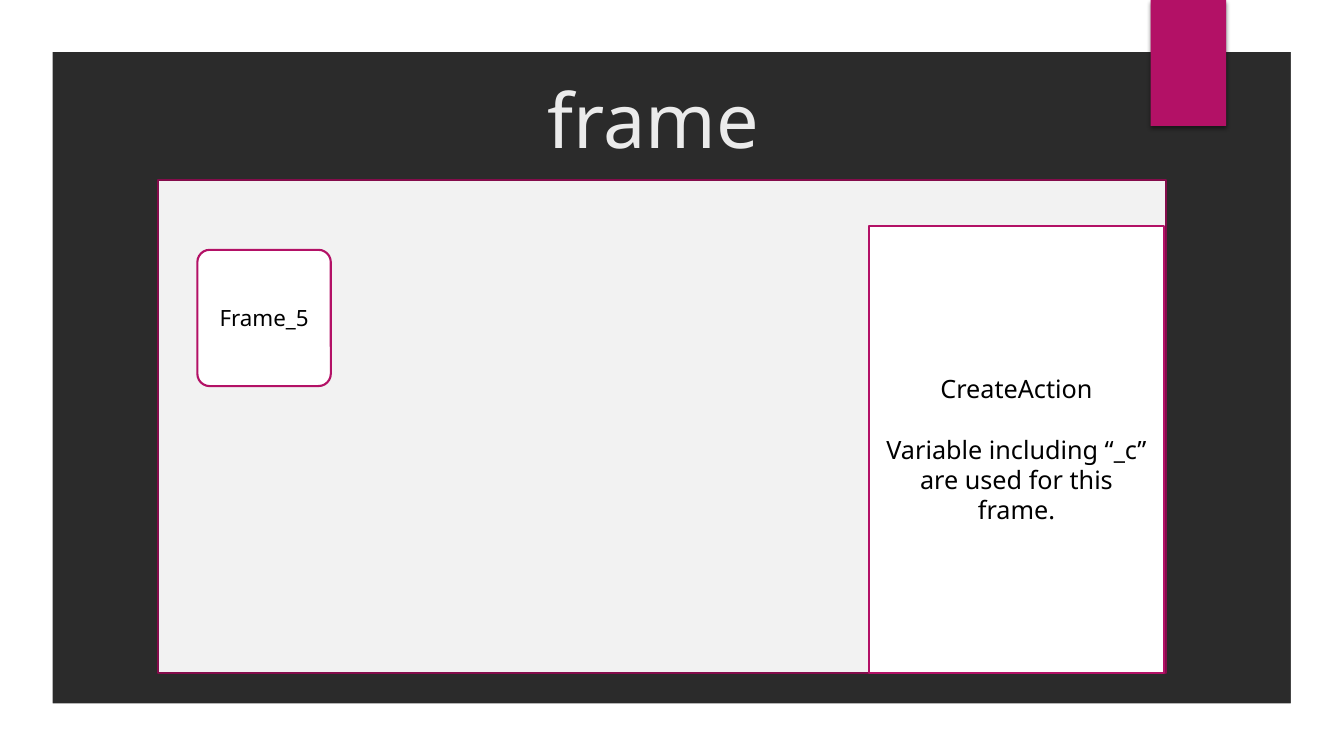
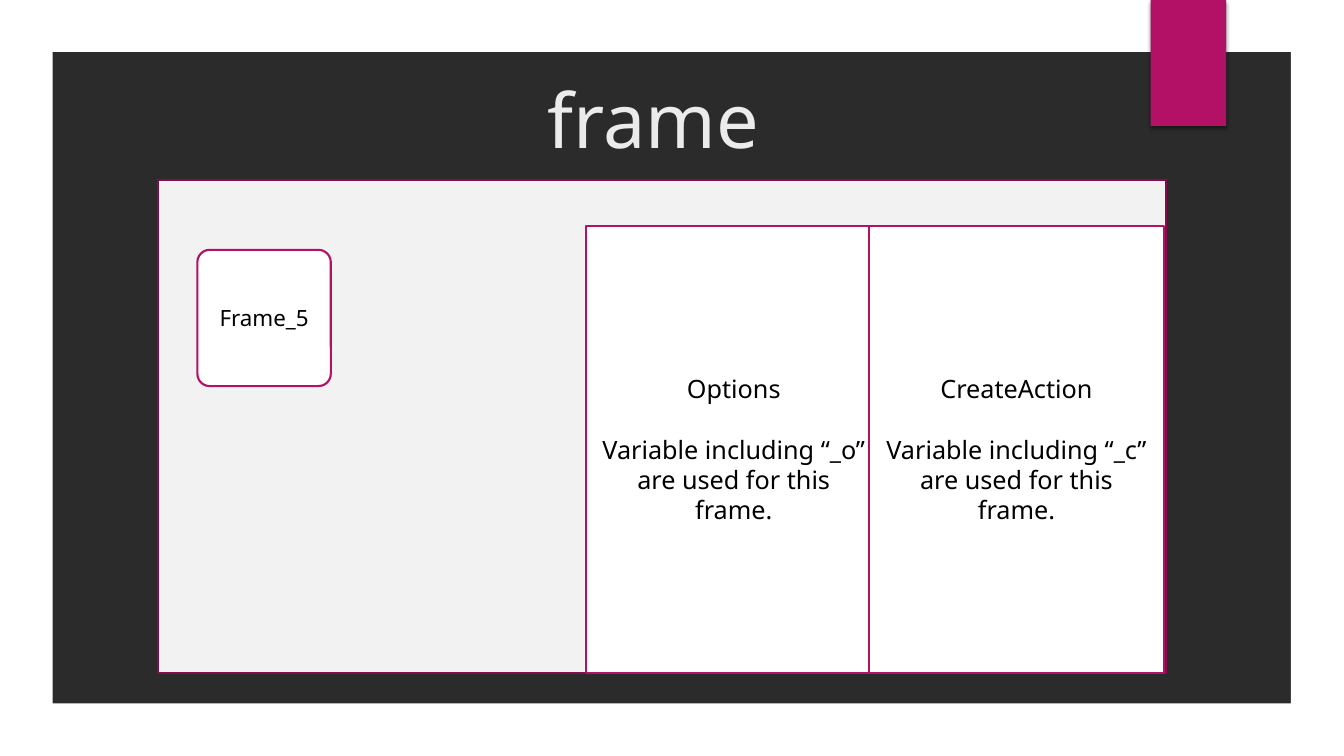
Before and after one commit to hackerspacekarachi/NoMad_project, a slide deck: slide 3 of NoMad Project.pptx. Drawn at 1344x756 pixels with LibreOffice and Linux fonts; fonts in the diff are those of the drawing; background and template pictures are left out; a plain dark background stands for a picture behind light text. Boxes give left, top, right and bottom in pixels: in the first picture for what was removed or moved away, otherwise in the second. Text is boxed around its words. In the diff, an @@ line names an element or a change of style, - is before the commit and + after.

```diff
--- a/NoMad Project.pptx
+++ b/NoMad Project.pptx
@@ rectangle added at bbox=[586, 226, 881, 674], fill #FFFFFF, outline #B31166 1.5 pt, 18 pt, text #000000 @@
+Options
+Variable including “_o” are used for this frame.
```
Also in this commit, not shown: 26 other files.
